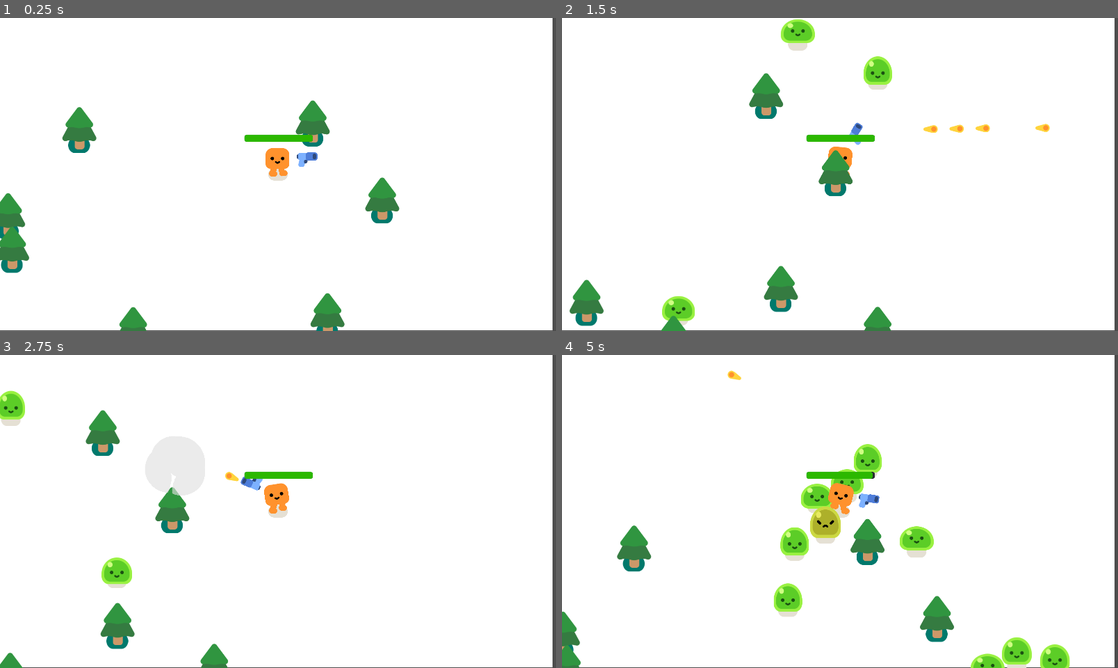
Above: before the commit, frames 1-4 (two rows, left to right).
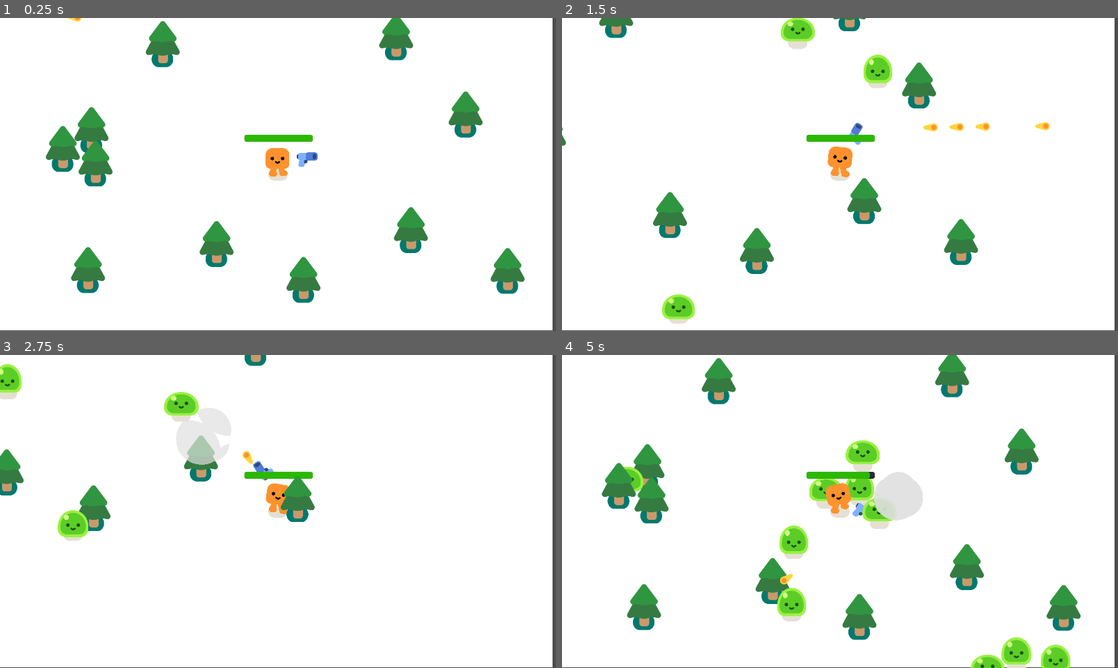
Above: after the commit, the same moments.

Repository: daogiabaohp420/VampireSurvivor-Classic
Game: Godot game, scene res://vampire_game.tscn
The game is run twice, just before and just after one commit, with the same random seed, the same clock (stepped at 60 frames per second) and the same inputs.
Inputs:
- Up to frame 1 (0.25 s): no input
- Up to frame 2 (1.5 s): tap Enter at 0.5 s; hold D (move_right) 0.53-1.28 s; hold S (move_down) from 1.28 s (still down)
- Up to frame 3 (2.75 s): release S (move_down) at 2.03 s; hold D (move_right) from 2.03 s (still down)
- Up to frame 4 (5 s): release D (move_right) at 2.78 s; hold W (move_up) 2.78-3.53 s; hold A (move_left) from 3.53 s (still down)

The runs differ from the first frame. In frame 1, 9.2% of the frame differs, in the area x 0-95%, y 0-100%; in frame 2, 6.9%; in frame 3, 6.9%; in frame 4, 13%, in the area x 0-94%, y 0-100%.

Commit message:
Display a text when player died and pause the game
Use the node canvaslayer2D, Colorect and label for add the text and background color when player died.

Diff:
--- a/player.gd
+++ b/player.gd
@@ -17,7 +17,7 @@
 	else :
 		$HappyBoo.play_idle_animation()
 
-	const DAMAGE_RATE = 5.0
+	const DAMAGE_RATE = 10.0
 	# get_overlapping_bodies give a list of array of  overlapping slimes
 	var overlapping_mobs = %HurtBox.get_overlapping_bodies()
 	if overlapping_mobs.size() > 0:
--- a/vampire_game.gd
+++ b/vampire_game.gd
@@ -12,3 +12,8 @@
 
 func _on_timer_timeout():
 	spawn_monster()
+
+
+func _on_player_health_depleted():
+	%GameOver.visible = true
+	get_tree().paused = true
--- a/vampire_game.tscn
+++ b/vampire_game.tscn
@@ -23,7 +23,7 @@
 offset_bottom = 1078.0
 
 [node name="Player" parent="." instance=ExtResource("1_mu83a")]
-position = Vector2(1190, 267)
+position = Vector2(902, 564)
 
 [node name="Path2D" type="Path2D" parent="Player"]
 position = Vector2(-1190, -267)
@@ -72,4 +72,34 @@
 wait_time = 0.3
 autostart = true
 
+[node name="GameOver" type="CanvasLayer" parent="."]
+unique_name_in_owner = true
+visible = false
+
+[node name="ColorRect" type="ColorRect" parent="GameOver"]
+anchors_preset = 15
+anchor_right = 1.0
+anchor_bottom = 1.0
+grow_horizontal = 2
+grow_vertical = 2
+color = Color(0, 0, 0, 0.466667)
+
+[node name="Label" type="Label" parent="GameOver/ColorRect"]
+layout_mode = 1
+anchors_preset = 8
+anchor_left = 0.5
+anchor_top = 0.5
+anchor_right = 0.5
+anchor_bottom = 0.5
+offset_left = -46.5
+offset_top = -11.5
+offset_right = 46.5
+offset_bottom = 11.5
+grow_horizontal = 2
+grow_vertical = 2
+theme_override_colors/font_color = Color(1, 0, 0, 1)
+theme_override_font_sizes/font_size = 170
+text = "YOU DIED !!!"
+
+[connection signal="health_depleted" from="Player" to="." method="_on_player_health_depleted"]
 [connection signal="timeout" from="Timer" to="." method="_on_timer_timeout"]
